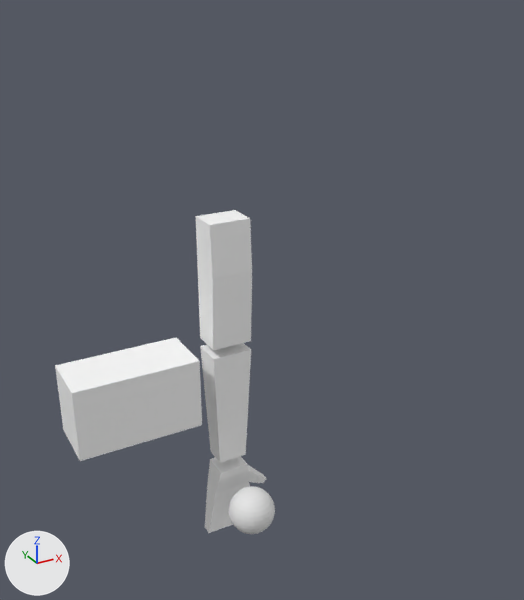
An edit to the Blender file inmoov.blend, drawn before and after from the same camera.
Rendered twice from a 50 mm lens placed at (-0.373, -1.222, 0.836), pointed at (0.159, -0.254, 0.352). Arrows for +X, +Y and +Z are at lower left; the lights stay in place.

The scene before the commit, as lines of its bpy script (objects in view):
```python
me_cube_007 = bpy.data.meshes.new('Cube.007')
me_cube_007.from_pydata(...)  # 12 vertices, 10 faces; spans x -0.043..0.043, y -0.047..0.04, z -0.132..0.132
me_cube_007.materials.append(mat_base)  # white #ffffff
me_cube_009 = bpy.data.meshes.new('Cube.009')
me_cube_009.from_pydata(...)  # 20 vertices, 18 faces; spans x -0.077..0.076, y -0.03..0.028, z -0.104..0.066
me_cube_009.materials.append(mat_base)  # white #ffffff
me_sphere = bpy.data.meshes.new('Sphere')
me_sphere.from_pydata(...)  # a UV sphere (32 segments, 16 rings, poles along z) spanning x -1.0..1.0, y -1.0..1.0, z -1.0..1.0
ob_hand_l = bpy.data.objects.new('hand_l', me_cube_009)
ob_hand_l.location = (0.231, 0.001, -0.22)
ob_shoulder_l = bpy.data.objects.new('shoulder_l', me_cube_007)
ob_shoulder_l.location = (0.212, 0.0, 0.286)
ob_shoulder_l.scale = (1.0, 0.807, 1.0)
ob_target_l = bpy.data.objects.new('target_l', me_sphere)
ob_target_l.location = (0.212, -0.113, -0.207)
ob_target_l.scale = (-0.0497, -0.0497, -0.0497)
# also in view: 'midstom' at (0.0, 0.0, 0.079); 'forearm_l' at (0.212, 0.0, 0.002)
```
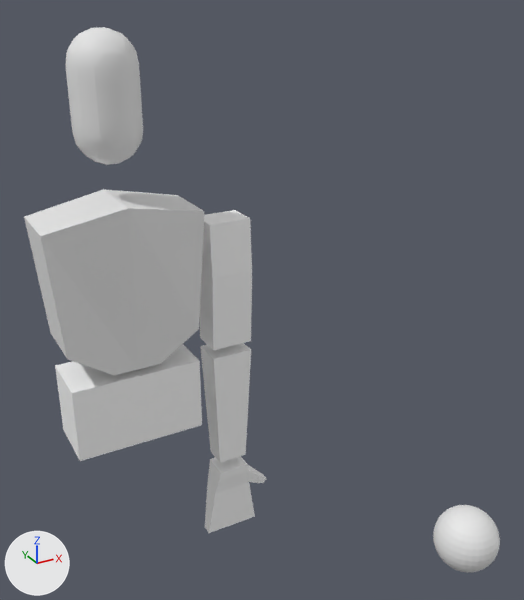
Where the newer file only moved an object's origin or applied its transform, the numbers keep the older frame.

Patch to the scene script:
```diff
--- a/inmoov.blend.py
+++ b/inmoov.blend.py
@@ me_sphere @@
 me_sphere.from_pydata(...)  # 482 vertices, 512 faces; spans x -1.0..1.0, y -1.0..1.0, z -1.0..1.0
 # used by ob_target_l; location = (0.212, -0.113, -0.207); scale = (-0.0497, -0.0497, -0.0497)
+# me_sphere part 1: the whole mesh is multiplied about its middle by the matrix ((-0.05, 0.0, 0.0), (0.0, -0.05, 0.0), (0.0, 0.0, -0.05))
@@ me_mesh @@
+me_mesh.from_pydata(...)  # 272 vertices, 298 faces; spans x -0.11..0.11, y -0.059..0.059, z -0.059..0.059
+me_mesh.polygons.foreach_set('use_smooth', [True] * 298)
@@ me_cube_001 @@
+me_cube_001.from_pydata([(0.146, -0.061, 0.106), (0.146, 0.061, 0.106), (0.0, 0.06, -0.182), (0.0, 0.061, 0.136), (0.0, -0.06, -0.182), (0.0, -0.077, 0.136), (0.047, -0.06, -0.182), (0.127, -0.06, -0.127), (0.127, 0.06, -0.127), (0.047, 0.06, -0.182), (-0.146, -0.061, 0.106), (-0.146, 0.061, 0.106), (-0.047, -0.06, -0.182), (-0.127, -0.06, -0.127), (-0.127, 0.06, -0.127), (-0.047, 0.06, -0.182)], [], [(6, 7, 0, 5, 4), (8, 1, 0, 7), (1, 3, 5, 0), (2, 3, 1, 8, 9), (6, 9, 8, 7), (2, 9, 6, 4), (12, 4, 5, 10, 13), (14, 13, 10, 11), (11, 10, 5, 3), (2, 15, 14, 11, 3), (12, 13, 14, 15), (2, 4, 12, 15)])
@@ ob_target_l @@
 ob_target_l = bpy.data.objects.new('target_l', me_sphere)
-ob_target_l.location = (0.212, -0.113, -0.207)
-ob_target_l.scale = (-0.0497, -0.0497, -0.0497)
+ob_target_l.location = (0.328, -0.601, 0.048)
@@ ob_head @@
+ob_head = bpy.data.objects.new('head', me_mesh)
+ob_head.location = (0.0, 0.0, 0.657)
+ob_head.rotation_euler = (0.0, 1.571, 0.0)  # degrees (0, 90, 0)
@@ ob_topstom @@
+ob_topstom = bpy.data.objects.new('topstom', me_cube_001)
+ob_topstom.location = (0.0, 0.0, 0.35)
```

What differs and where, as boxes [x1, y1, x2, y2] in the pictures (524 x 600 px):
'topstom', added
    after: [24, 189, 204, 375]
'head', added
    after: [66, 27, 143, 165]
'target_l', reshaped, moved, rescaled (45% wider, 39% taller)
    before: [229, 486, 275, 534]
    after: [433, 505, 500, 572]
